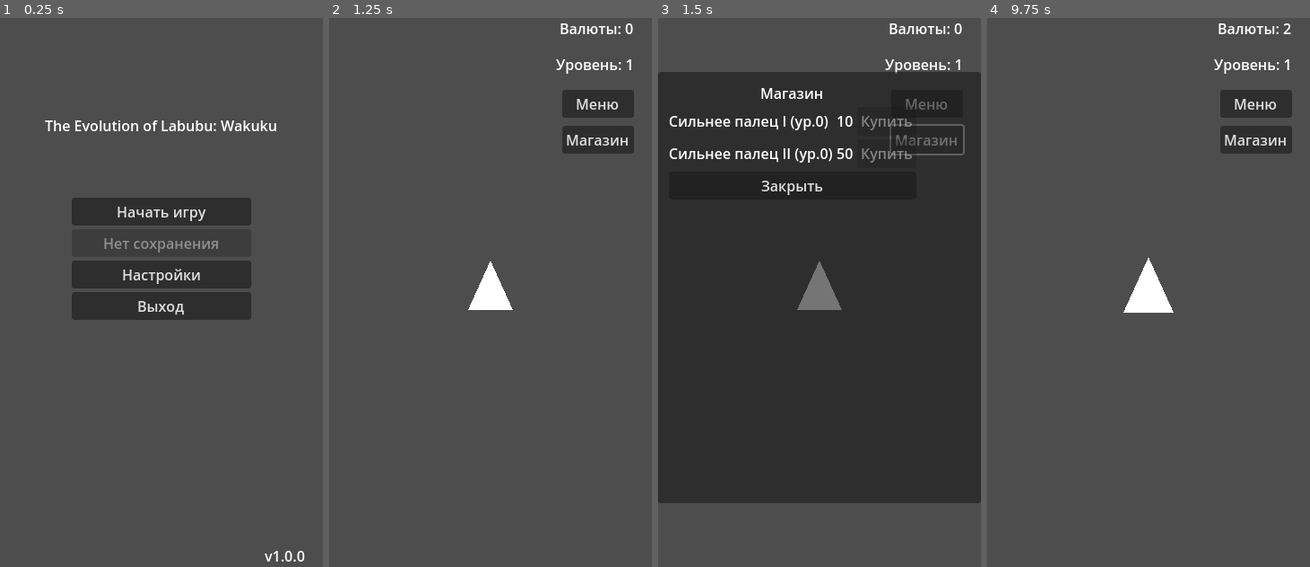
Above: before the commit, frames 1-4 (left to right).
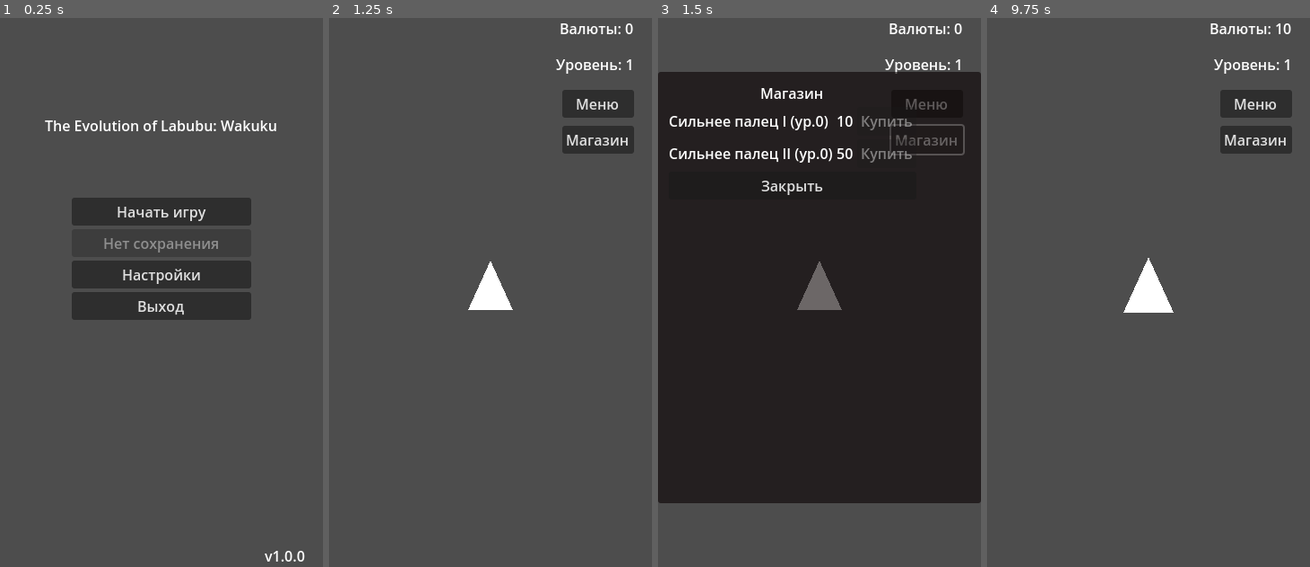
Above: after the commit, the same moments.

Repository: Common-ka/the-evolution-of-Labubu-Wakuku
Game: Godot game, scene res://scenes/main/main_menu.tscn
The game is run twice, just before and just after one commit, with the same random seed, the same clock (stepped at 60 frames per second) and the same inputs.
Inputs (mouse positions are in pixels of both pictures, inside the frame that each line leads up to):
- Up to frame 1 (0.25 s): no input
- Up to frame 2 (1.25 s): click "Начать игру" at 0.5 s
- Up to frame 3 (1.5 s): click "Магазин" at 1.25 s
- Up to frame 4 (9.75 s): click "Меню" at 2 s; click "Закрыть" at 2.75 s; click "Меню" at 3.5 s; click "Начать игру" at 4.25 s; click "Магазин" at 5 s; click "Закрыть" at 5.75 s; click "Меню" at 6.5 s; click "Продолжить" at 7.25 s; click "Магазин" at 8 s; click "Закрыть" at 8.75 s; tap Enter at 9.5 s; move the mouse to (1148, 292) at 9.52 s; click (1148, 292) at 9.67 s

Frames 1-2 are identical in both runs. In frame 4, 0.3% of the frame differs, in the area x 69-95%, y 0-3%.

Commit message:
docs: update README and development phases — shop integrated, click upgrades working, config via JSON

Diff:
--- a/data/upgrades.json
+++ b/data/upgrades.json
@@ -1,22 +1,22 @@
 {
   "upg_click_1": {
-    "name": "Сильнее палец I",
-    "stat": "click_multiplier",
-    "stack": "mul",
-    "value": 0.2,
-    "base_cost": 10,
-    "growth": 2.5,
-    "max_level": 10,
-    "currency": "soft"
+	"name": "Сильнее палец I",
+	"stat": "click_multiplier",
+	"stack": "mul",
+	"value": 0.2,
+	"base_cost": 10,
+	"growth": 2.5,
+	"max_level": 10,
+	"currency": "soft"
   },
   "upg_click_2": {
-    "name": "Сильнее палец II",
-    "stat": "click_multiplier",
-    "stack": "mul",
-    "value": 0.5,
-    "base_cost": 50,
-    "growth": 2.5,
-    "max_level": 10,
-    "currency": "soft"
+	"name": "Сильнее палец II",
+	"stat": "click_multiplier",
+	"stack": "mul",
+	"value": 0.5,
+	"base_cost": 50,
+	"growth": 2.5,
+	"max_level": 10,
+	"currency": "soft"
   }
 }
--- a/scenes/ui/shop_panel.tscn
+++ b/scenes/ui/shop_panel.tscn
@@ -1,6 +1,6 @@
-[gd_scene load_steps=2 format=3]
+[gd_scene load_steps=2 format=3 uid="uid://cqje5aaty2dw1"]
 
-[ext_resource type="Script" path="res://scripts/ui/shop_panel.gd" id="1_0"]
+[ext_resource type="Script" uid="uid://bcwora42ia56k" path="res://scripts/ui/shop_panel.gd" id="1_0"]
 
 [node name="ShopPanel" type="Control"]
 layout_mode = 3
@@ -13,6 +13,7 @@
 script = ExtResource("1_0")
 
 [node name="Panel" type="Panel" parent="."]
+self_modulate = Color(0.367945, 0.0561938, 0.0812309, 1)
 layout_mode = 1
 anchors_preset = 8
 anchor_left = 0.5
--- a/scripts/autoload/game_manager.gd
+++ b/scripts/autoload/game_manager.gd
@@ -32,6 +32,9 @@
 	EventBus.click_performed.connect(_on_click_performed)
 	EventBus.upgrade_purchased.connect(_on_upgrade_purchased)
 
+	# Отладочная информация
+	print("[GameManager] _ready: click_multiplier = ", click_multiplier)
+
 	# Запуск авто-кликов если есть
 	if auto_click_rate > 0:
 		auto_click_timer.start()
@@ -39,6 +42,7 @@
 # Обработка клика игрока
 func perform_click() -> void:
 	var click_value: int = get_click_value()
+	print("[GameManager] perform_click: click_multiplier=", click_multiplier, ", click_value=", click_value)
 	current_currency += click_value
 	total_clicks += 1
 	total_currency_earned += click_value
@@ -53,7 +57,7 @@
 
 # Получение значения клика
 func get_click_value() -> int:
-	return int(1 * click_multiplier)
+	return int(ceil(5.0 * click_multiplier))
 
 # Добавление валюты
 func add_currency(amount: int) -> void:
@@ -90,17 +94,19 @@
 func calculate_next_level_exp() -> int:
 	return int(100 * pow(1.2, current_level - 1))
 
-# Применение эффекта апгрейда
-func apply_upgrade_effect(upgrade_id: String, effect_value: float) -> void:
-	match upgrade_id:
+# Применение эффекта апгрейда по статистике
+func apply_upgrade_effect(stat: String, effect_value: float) -> void:
+	match stat:
 		"click_multiplier":
+			var before := click_multiplier
 			click_multiplier += effect_value
+			print("[GameManager] apply_upgrade_effect: ", stat, " +", effect_value, " => ", before, " -> ", click_multiplier)
 		"auto_click_rate":
 			auto_click_rate += effect_value
 			if auto_click_rate > 0 and not auto_click_timer.is_stopped():
 				auto_click_timer.start()
 
-	EventBus.emit_signal("upgrade_effect_applied", upgrade_id, effect_value)
+	EventBus.emit_signal("upgrade_effect_applied", stat, effect_value)
 
 # Получение данных для сохранения
 func get_save_data() -> Dictionary:
@@ -133,11 +139,10 @@
 	purchased_upgrades = data.get("purchased_upgrades", {})
 	# Применяем эффекты апгрейдов повторно для консистентности
 	# Сбрасываем базовые множители перед применением
-	click_multiplier = data.get("click_multiplier", 1.0)
+	click_multiplier = 1.0  # Сбрасываем к базовому значению
 	for upg_id in purchased_upgrades.keys():
 		var level: int = int(purchased_upgrades[upg_id])
-		# Применяем эффект level раз (упрощённо)
-		# Для точности позже переведём на агрегатор множителей
+		# Применяем эффект level раз для каждого апгрейда
 		if upg_id == "upg_click_1":
 			for i in level:
 				apply_upgrade_effect("click_multiplier", 0.2)
@@ -177,6 +182,8 @@
 	# Сброс купленных апгрейдов
 	purchased_upgrades = {}
 
+	print("[GameManager] reset_game: click_multiplier reset to ", click_multiplier)
+
 	auto_click_timer.stop()
 
 	EventBus.emit_signal("currency_changed", current_currency)
--- a/scripts/ui/shop_panel.gd
+++ b/scripts/ui/shop_panel.gd
@@ -75,6 +75,8 @@
 	var stat := String(data.get("stat", ""))
 	var value := float(data.get("value", 0.0))
 	if stat != "":
+		print("[ShopPanel] purchase ", upg_id, ": applying ", stat, " +", value)
 		GameManager.apply_upgrade_effect(stat, value)
+		print("[ShopPanel] after apply: click_multiplier=", GameManager.click_multiplier, ", level=", GameManager.get_upgrade_level(upg_id))
 	EventBus.emit_signal("upgrade_purchased", upg_id)
 	_render_items()
Not shown: 1 places in scenes/ui/shop_panel.tscn that only renumber resources
Not shown, changed: README.md
Not shown, changed: docs/development_phases.md
